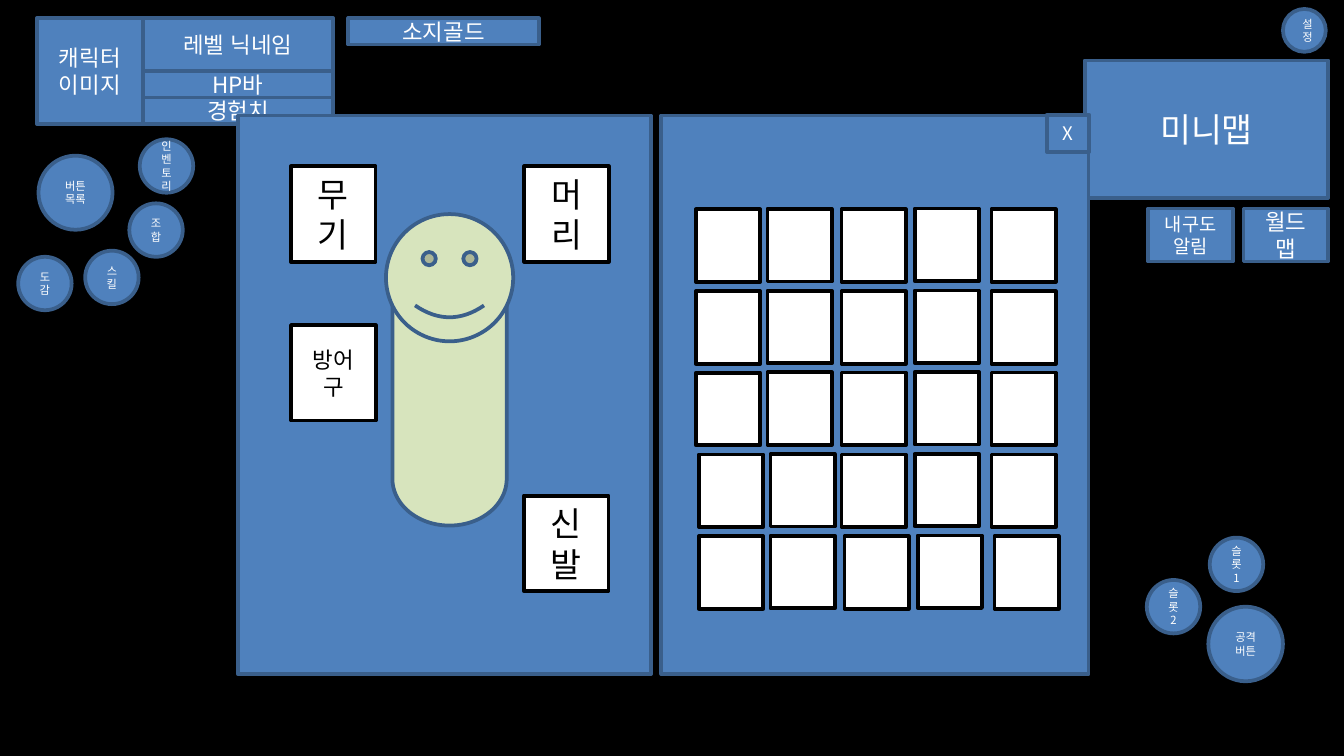
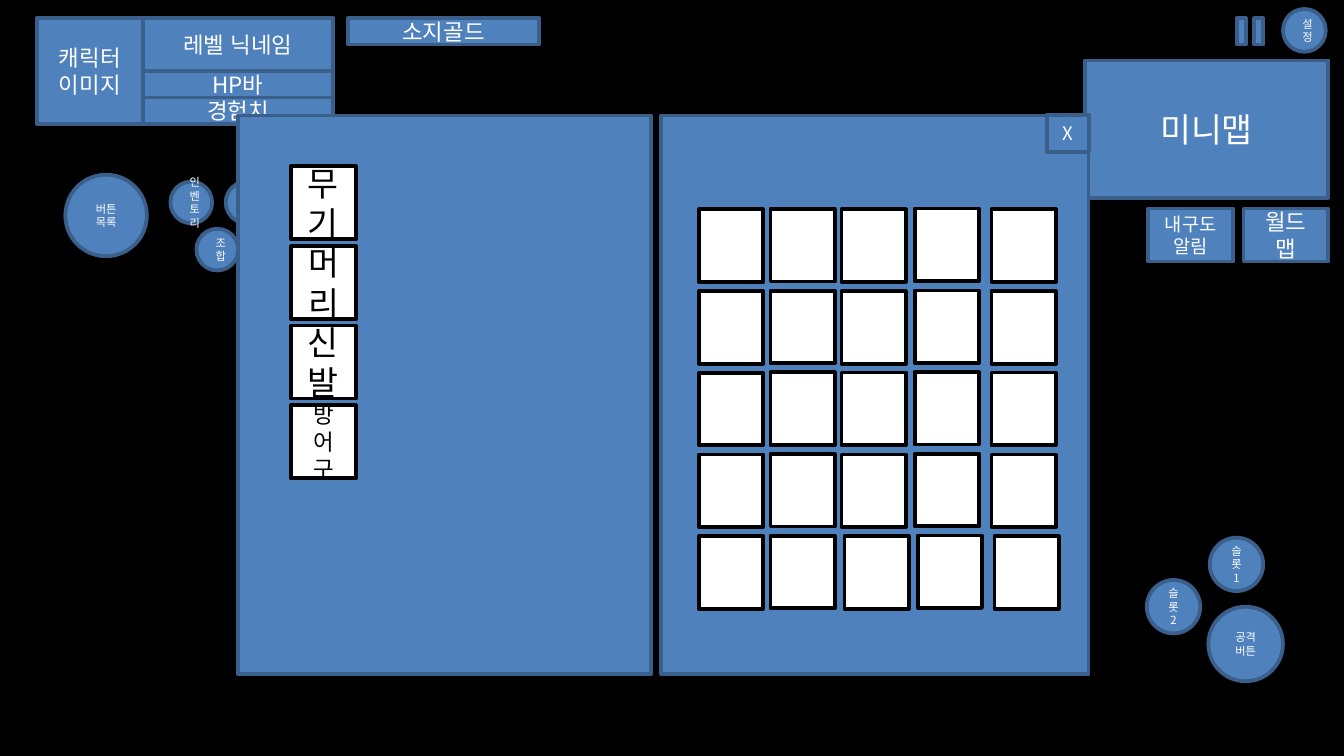
Before and after one commit to qwo330/LastProject, a slide deck: slide 7 of 기획_설계/UI디자인/척박한게임.pptx (slide 6 before the commit). Drawn at 1344x756 pixels with LibreOffice and Linux fonts; fonts in the diff are those of the drawing. Boxes give left, top, right and bottom in pixels: in the first picture for what was removed or moved away, otherwise in the second. Text is boxed around its words. In the diff, an @@ line names an element or a change of style, - is before the commit and + after.

```diff
--- a/기획_설계/UI디자인/척박한게임.pptx
+++ b/기획_설계/UI디자인/척박한게임.pptx
@@ rectangle added at (1236,19,1246,46), fill #4F81BD, outline #3A5F8C 2 pt @@
@@ rectangle added at (1254,19,1263,46), fill #4F81BD, outline #3A5F8C 2 pt @@
@@ ellipse "버튼 목록": place and size @@
-ellipse "버튼 목록" at (39,156,113,230)
+ellipse "버튼 목록" at (66,175,148,257)
@@ ellipse "인벤토리": place and size @@
-ellipse "인벤토리" at (140,140,194,194)
+ellipse "인벤토리" at (171,181,212,223)
@@ rectangle "무기": place and size @@
-rectangle "무기" at (292,167,376,262)
+rectangle "무기" at (292,167,356,239)
@@ ellipse added at (226,181,267,223), fill #4F81BD, outline #3A5F8C 2 pt @@
@@ ellipse "조합": place and size @@
-ellipse "조합" at (129,203,183,257)
+ellipse "조합" at (196,228,238,270)
@@ smiley face removed at (386,214,513,341) @@
@@ ellipse removed at (19,257,73,310) @@
-도감
@@ ellipse removed at (85,251,138,305) @@
-스킬
@@ rectangle "머리": place and size @@
-rectangle "머리" at (524,167,609,262)
+rectangle "머리" at (292,246,356,319)
@@ cylinder removed at (392,245,507,526) @@
@@ rectangle "신발": place and size @@
-rectangle "신발" at (524,496,609,591)
+rectangle "신발" at (292,325,356,398)
@@ rectangle "방어구": place and size @@
-rectangle "방어구" at (292,325,376,421)
+rectangle "방어구" at (292,406,356,478)
```
Also in this commit, not shown: 7 other slides changed, 3 slides added, 11 other files.
